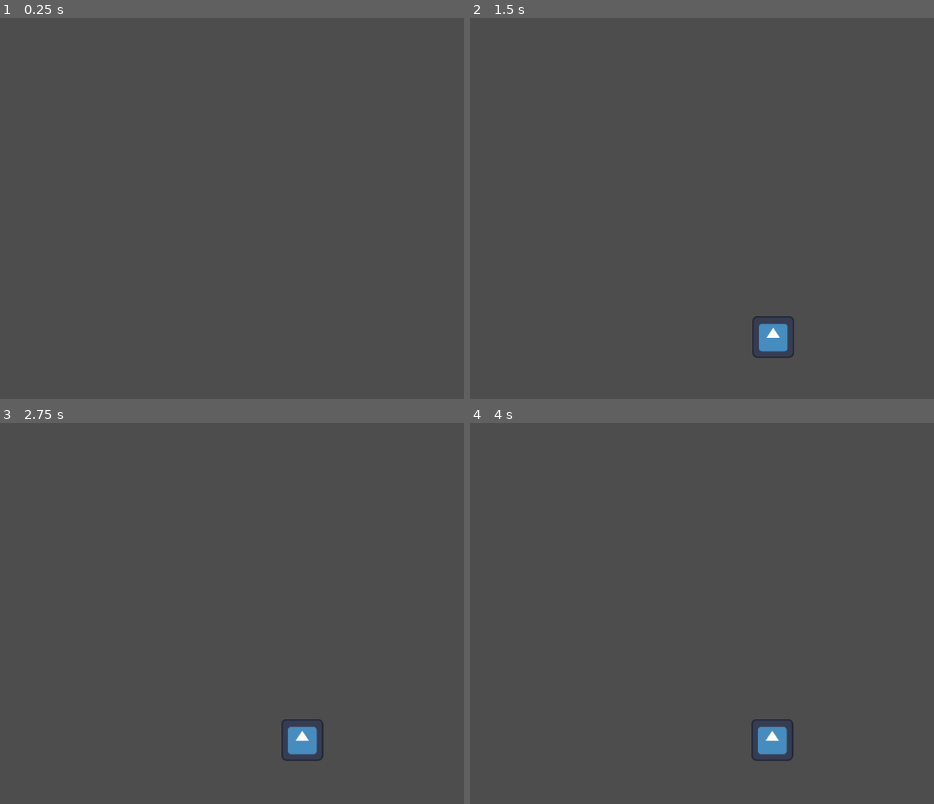
Above: before the commit, frames 1-4 (two rows, left to right).
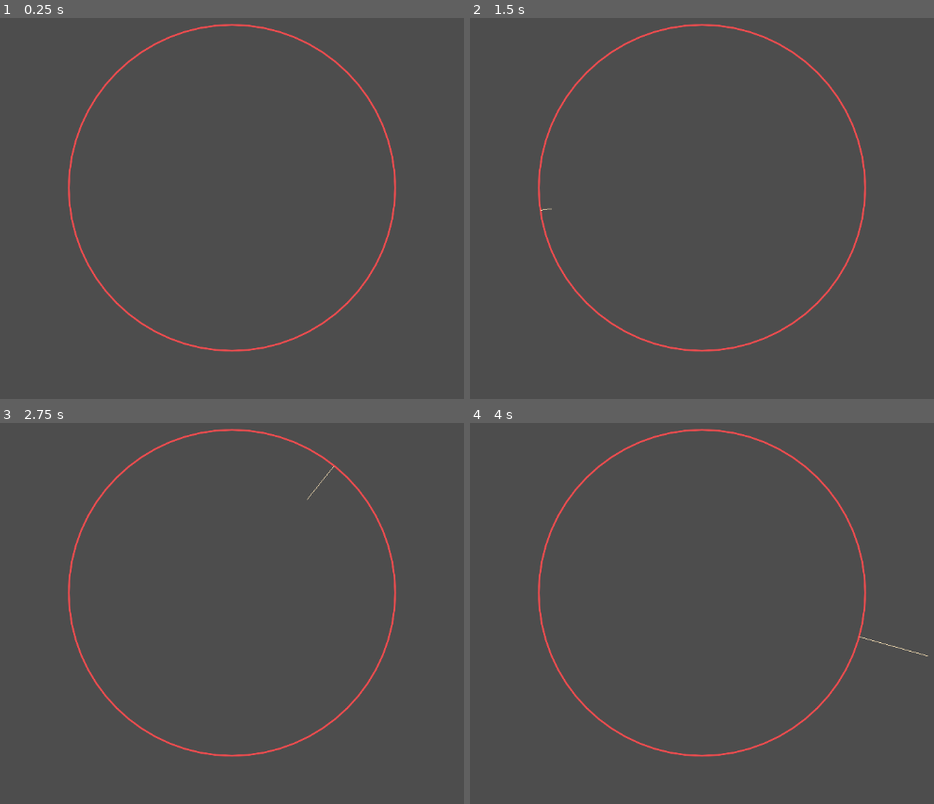
Above: after the commit, the same moments.

Repository: LovelyDream-Dev/Note-Spawning-System
Game: Godot game, scene res://NoteSpawnerComponent/Scenes/note_spawner.tscn
Same seed, same stepped clock (60 frames per second), same inputs: the game is played once before the commit and once after it. The engine's default icon, where the game draws it, is replaced by a stand-in: a white triangle on a blue panel in a dark square. Sound files missing from this copy of the repository are replaced by a short silence.
Inputs (mouse positions are in pixels of both pictures, inside the frame that each line leads up to):
- Up to frame 1 (0.25 s): no input
- Up to frame 2 (1.5 s): tap Enter (ui_accept) at 0.5, 0.6, 0.77, 1.07, 1.35 s; move the mouse to (869, 166) at 0.52 s; move the mouse to (553, 208) at 1.27 s
- Up to frame 3 (2.75 s): tap Enter (ui_accept) at 1.52, 1.82, 2, 2.1 s; move the mouse to (306, 499) at 2.02 s
- Up to frame 4 (4 s): tap Enter (ui_accept) at 2.75, 2.85, 3.02, 3.32, 3.5, 3.6, 3.77 s; move the mouse to (664, 678) at 2.77 s; move the mouse to (929, 655) at 3.52 s

The runs differ from the first frame. In frame 1, 1.4% of the frame differs, in the area x 14-86%, y 1-88%; in frame 2, 1.9%; in frame 3, 2.0%; in frame 4, 2.0%, in the area x 14-99%, y 1-89%.

Commit message:
Added a visual radius of where notes will be hit, should only be enabled in the editor. Added a visual line from the mouse position to the visual radius for debugging. Added a function to get the beat position along the radius from the mouse position.

Diff:
--- /dev/null
+++ b/NoteSpawnerComponent/Scenes/editor_features.gd
@@ -0,0 +1,57 @@
+extends Node2D
+class_name EditorFeatures
+
+var notePlacementDirection:float
+var minMouseDistance:float
+var editorSnapDivisor:int
+
+var circleColor:Color:
+	set(value):
+		circleColor = value
+		queue_redraw()
+var radiusInPixels:float:
+	set(value):
+		radiusInPixels = value
+		queue_redraw()
+
+## Array of all beats included in the editor snap divisor. Used for snapping.
+var beatPositions:Array = [1.0, 1.5, 2.0]
+
+var parent:NoteSpawner
+
+var mousePos:Vector2
+var closestCirclePositionToMouse:Vector2
+var currentMouseBeatOnCircle:float
+
+func _ready() -> void:
+	parent = get_parent()
+
+func _process(_delta: float) -> void:
+	editorSnapDivisor = parent.editorSnapDivisor
+	notePlacementDirection = parent.notePlacementDirection
+	mousePos = get_global_mouse_position()
+	circleColor = parent.circleColor
+	radiusInPixels = parent.radiusInPixels
+	minMouseDistance = parent.minMouseDistance
+	get_closest_circle_position_to_mouse(parent.position)
+	get_beat_from_circle_position(parent.position)
+
+func _draw() -> void:
+	draw_circle(parent.position, radiusInPixels, circleColor, false, 4.0, true)
+	if parent.debugLine:
+		if mousePos and closestCirclePositionToMouse:
+			draw_line(mousePos, closestCirclePositionToMouse, Color.WHEAT)
+
+func get_closest_circle_position_to_mouse(center:Vector2):
+	var vector = mousePos - center
+	closestCirclePositionToMouse = center + vector.normalized() * radiusInPixels
+
+func get_beat_from_circle_position(center:Vector2):
+	var angle = atan2(closestCirclePositionToMouse.y - center.y, closestCirclePositionToMouse.x - center.x)
+	var normalizedAngle = fposmod(notePlacementDirection * angle, TAU)
+	var value = normalizedAngle / TAU * 4
+	value = snappedf(value,1.0/float(editorSnapDivisor))
+	# Wrap the value around to zero if it hits 4
+	if value >= 4:
+		value = 0.0
+	currentMouseBeatOnCircle = value
--- a/NoteSpawnerComponent/Scenes/note_spawner.gd
+++ b/NoteSpawnerComponent/Scenes/note_spawner.gd
@@ -1,12 +1,26 @@
 extends Node2D
 class_name NoteSpawner
 
+## The color of the circle that notes are placed on in the editor
+@export var circleColor:Color = Color("f44c4f")
+
+@export var inEditor:bool = false
+@export var debugLine:bool = false
+
+@export var minMouseDistance:float = 35.0
+
 @export var radiusInPixels:float = 500.0
+
 ## The side that notes begin spawning from. [br][br] [code]-1[/code]: Notes spawn from the left. [br][br] [code]1[/code]: Notes spawn from the right.
-@export_range(-1.0,1.0,2.0) var spawnSide:float = -1
+@export_range(-1.0,1.0,2.0) var spawnSide:float = -1.0
 ## The direction, clockwise or counter-clockwise, that notes spawn in. [br][br][code]-1[/code]: Notes spawn counter-clockwise. br][br][code]1[/code]: Notes spawn clockwise.
-@export_range(-1.0,1.0,2.0) var spawnDirection:float = 1
+@export_range(-1.0,1.0,2.0) var spawnDirection:float = 1.0
+## The direction that notes are placed in. Used for when spin direction is changed while mapping. [br][br][code]-1[/code]: Beats along the circumference ascend counter-clockwise. [br][br][code]1[/code]: Beats along the circumference ascent clockwise.
+@export_range(-1.0,1.0,2.0) var notePlacementDirection:float = 1.0
 
+@onready var editorFeatures:EditorFeatures = $EditorFeatures
+
+var editorSnapDivisor:int = 16
 # TEMPORARY VALUE: The bpm of my test song
 var bpm:float = 163.0
 var secondsPerBeat:float
@@ -17,17 +31,26 @@
 var spawnWindowInSeconds:float = 1.0
 var beatsPerRotation:int = 4
 
-func _ready() -> void:
-	secondsPerBeat = 60/bpm
-
 func _input(_event: InputEvent) -> void:
-	if Input.is_action_just_pressed("ui_accept"):
-		$TestSong.play()
+	if !inEditor:
+		if Input.is_action_just_pressed("ui_accept"):
+			$TestSong.play()
 
 func _process(_delta: float) -> void:
+	if secondsPerBeat != 60/bpm: secondsPerBeat = 60/bpm
 	if $TestSong.playing:
 		mainSongPosition = $TestSong.get_playback_position()
 		spawn_notes()
+
+# --- CUSTOM FUNCTIONS ---
+
+func disable_editor_features():
+	inEditor = false
+	editorFeatures.process_mode = Node.PROCESS_MODE_DISABLED
+
+func enable_editor_features():
+	inEditor = true
+	editorFeatures.process_mode = Node.PROCESS_MODE_ALWAYS
 
 func spawn_notes():
 	for dict in testHitTimes:
--- a/NoteSpawnerComponent/Scenes/note_spawner.tscn
+++ b/NoteSpawnerComponent/Scenes/note_spawner.tscn
@@ -1,12 +1,16 @@
-[gd_scene load_steps=3 format=3 uid="uid://ccnlo71607y2a"]
+[gd_scene load_steps=4 format=3 uid="uid://ccnlo71607y2a"]
 
 [ext_resource type="Script" uid="uid://cee1deioocrkl" path="res://NoteSpawnerComponent/Scenes/note_spawner.gd" id="1_65q1h"]
+[ext_resource type="Script" uid="uid://boyx3pbnq85x3" path="res://NoteSpawnerComponent/Scenes/editor_features.gd" id="2_82w66"]
 [ext_resource type="AudioStream" uid="uid://drg3jp1lyduvx" path="res://NoteSpawnerComponent/Test Assets/Rhythm TAU OST Finished Mix 1.mp3" id="2_r8tqs"]
 
 [node name="NoteSpawner" type="Node2D"]
 script = ExtResource("1_65q1h")
+inEditor = true
+debugLine = true
 
-[node name="VisualRadius" type="Node2D" parent="."]
+[node name="EditorFeatures" type="Node2D" parent="."]
+script = ExtResource("2_82w66")
 
 [node name="Camera2D" type="Camera2D" parent="."]
 zoom = Vector2(0.5, 0.5)
Not shown, added: NoteSpawnerComponent/Scenes/editor_features.gd.uid
